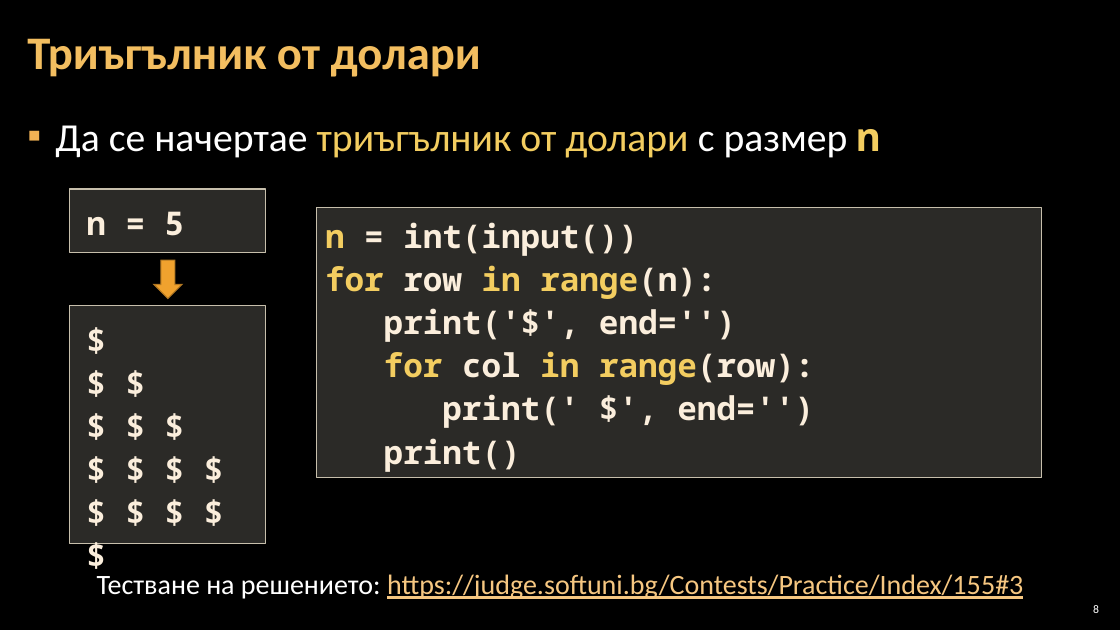
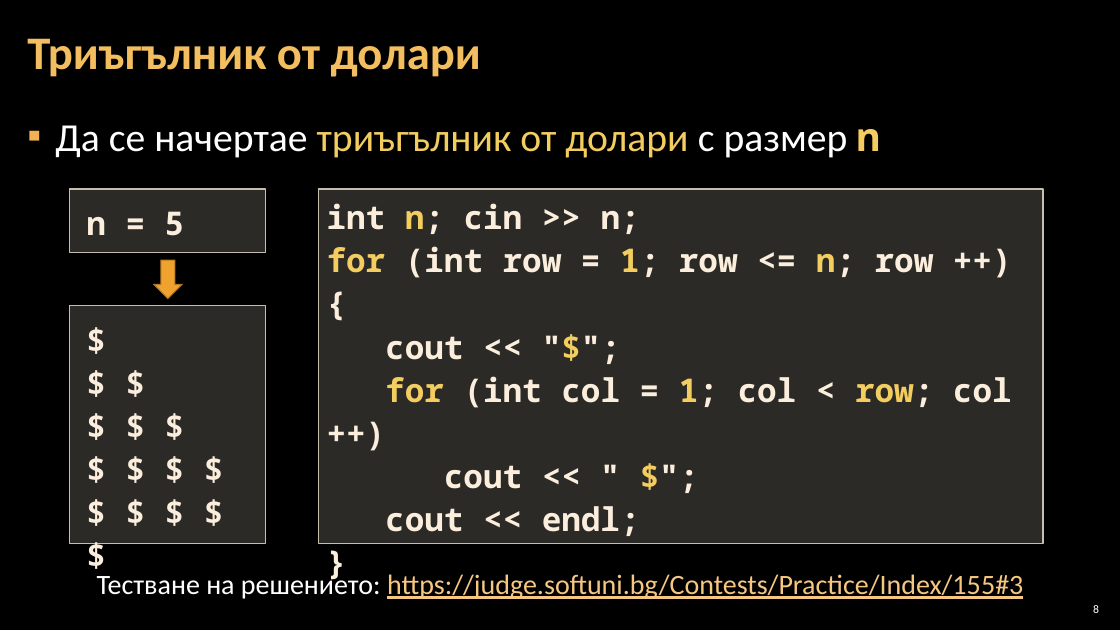
Before and after one commit to Software-University/C-plus-plus, a slide deck: slide 8 of 6. Drawing-with-Loops/6. Drawing-with-Loops.pptx. Drawn at 1120x630 pixels with LibreOffice and Linux fonts; fonts in the diff are those of the drawing; background and template pictures are left out. Boxes give left, top, right and bottom in pixels: in the first picture for what was removed or moved away, otherwise in the second. Text is boxed around its words. In the diff, an @@ line names an element or a change of style, - is before the commit and + after.

```diff
--- a/6. Drawing-with-Loops/6. Drawing-with-Loops.pptx
+++ b/6. Drawing-with-Loops/6. Drawing-with-Loops.pptx
@@ rectangle "int n; cin >> n;": place and size @@
-rectangle "int n; cin >> n;" at <box>317,208,1042,477</box>
+rectangle "int n; cin >> n;" at <box>318,189,1044,544</box>
@@ text in rectangle at <box>327,203,1012,536</box>: text changed @@
-n = int(input())
-for row in range(n):
-print('$', end='')
-for col in range(row):
-print(' $', end='')
-print()
+int n; cin >> n;
+for (int row = 1; row <= n; row ++)
+{
+cout << "$";
+for (int col = 1; col < row; col ++)
+cout << " $";
+cout << endl;
+}
```
Also in this commit, not shown: 15 other slides changed.
